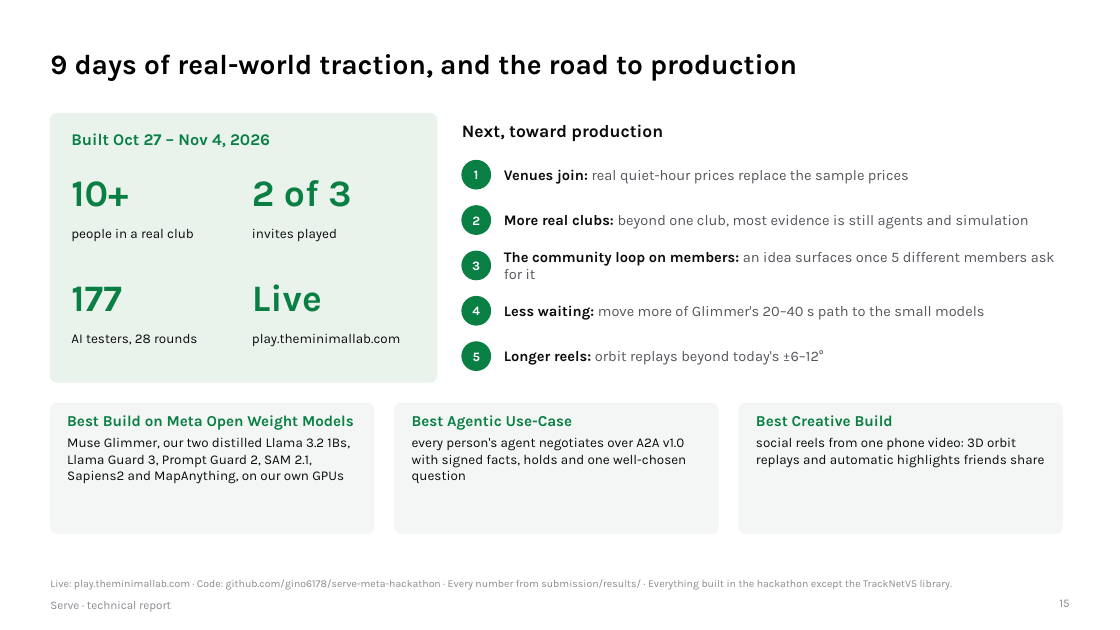
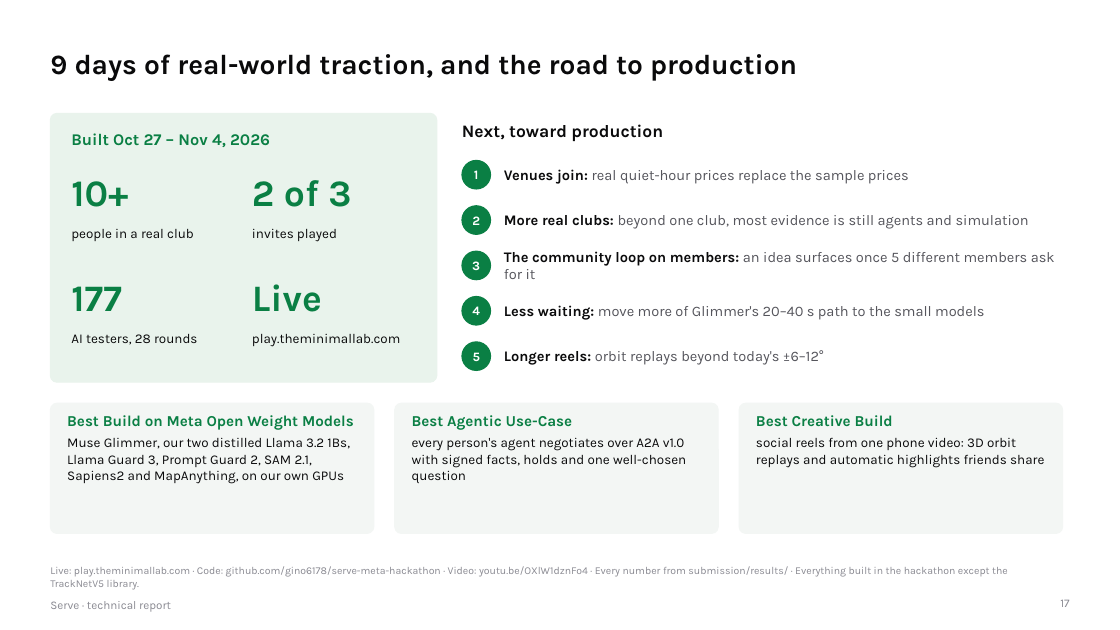
Before and after one commit to gino6178/serve-meta-hackathon, a slide deck: slide 17 of submission/pdf/serve_technical_report.pptx (slide 15 before the commit). Drawn at 1120x630 pixels with LibreOffice and Linux fonts; fonts in the diff are those of the drawing. Boxes give left, top, right and bottom in pixels: in the first picture for what was removed or moved away, otherwise in the second. Text is boxed around its words. In the diff, an @@ line names an element or a change of style, - is before the commit and + after.

Commit message:
Technical deck: who gets asked by habit, the venue's own agent and the fair split; the video link

```diff
--- a/submission/pdf/serve_technical_report.pptx
+++ b/submission/pdf/serve_technical_report.pptx
@@ text at [50,566,1008,590]: text changed @@
-Live: play.theminimallab.com · Code: github.com/gino6178/serve-meta-hackathon · Every number from submission/results/ · Everything built in the hackathon except the TrackNetV5 library.
+Live: play.theminimallab.com · Code: github.com/gino6178/serve-meta-hackathon · Video: youtu.be/OXlW1dznFo4 · Every number from submission/results/ · Everything built in the hackathon except the TrackNetV5 library.
@@ page number at [1060,600,1069,607]: text changed @@
-15
+17
```
Also in this commit, not shown: 42 other slides changed, 2 slides added, 2 other files.
